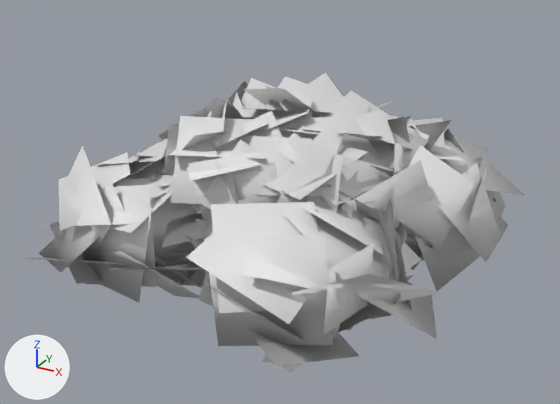
One commit to the glTF model models/oak.glb: the scene before it, then after it.
Camera for both pictures: a 50 mm lens placed at (8.85, -16.7, 13.02), pointed at (-0.35, 0.03, 4.66). The axes (+X, +Y, +Z) are drawn at lower left. The lights are the same throughout. The picture after the commit comes second. Where no turn or scale is listed for an object, it has been applied to the vertices. Vertices at exactly the same position are counted once.

The older version as bpy lines, for what is in view:
```python
ob_body_canopy0 = bpy.data.objects.new('Body_Canopy0', me_body_canopy0)
ob_body_canopy0.location = (1.32, 0.84, 3.28)
ob_body_canopy1 = bpy.data.objects.new('Body_Canopy1', me_body_canopy1)
ob_body_canopy1.location = (-0.72, 1.42, 3.24)
ob_body_canopy2 = bpy.data.objects.new('Body_Canopy2', me_body_canopy2)
ob_body_canopy2.location = (-1.5, -1.04, 3.07)
ob_body_canopy2.rotation_euler = (0.0, 0.0, 2.33)  # degrees (0, 0, 133)
ob_body_canopy3 = bpy.data.objects.new('Body_Canopy3', me_body_canopy3)
ob_body_canopy3.location = (0.99, -1.52, 3.1)
ob_body_canopy4 = bpy.data.objects.new('Body_Canopy4', me_body_canopy4)
ob_body_canopy4.location = (0.05, 0.0, 3.55)
ob_body_canopy6 = bpy.data.objects.new('Body_Canopy6', me_body_canopy6)
ob_body_canopy6.location = (-0.87, 0.34, 3.41)
ob_body_canopy7 = bpy.data.objects.new('Body_Canopy7', me_body_canopy7)
ob_body_canopy7.location = (-0.38, -0.79, 3.55)
ob_body_canopy8 = bpy.data.objects.new('Body_Canopy8', me_body_canopy8)
ob_body_canopy8.location = (0.87, -0.23, 3.56)
```
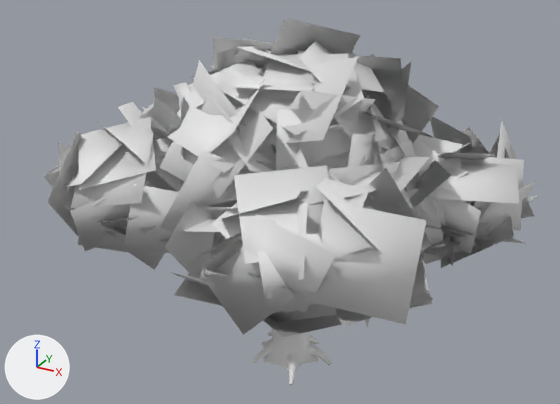
What differs and where, as boxes [x1, y1, x2, y2] in the pictures (560 x 404 px):
'Body_Canopy1.001', added
    after: [174, 69, 540, 337]
'Body_Canopy0.001', added
    after: [44, 19, 411, 299]
'Body_Canopy3', deleted
    before: [185, 184, 440, 366]
'Body_Canopy2', reshaped, moved, turned (mostly hidden afterwards)
    before: [28, 136, 210, 303]
    after: [154, 54, 409, 143]
'Body_Canopy4', deleted
    before: [169, 72, 451, 239]
'Body_Canopy0', deleted
    before: [391, 115, 524, 291]
'Body_Canopy7', deleted
    before: [159, 98, 280, 248]
'Body_Canopy8', deleted
    before: [289, 110, 433, 229]
'Body_Canopy1', deleted
    before: [229, 78, 276, 112]
'Body_Canopy6', deleted (mostly hidden)
    before: [158, 97, 254, 139]
part 1 of me_body_canopy2, rebuilt (not visible afterwards)
    before: [153, 203, 195, 255]
part 2 of me_body_canopy2, rebuilt (not visible afterwards)
    before: [150, 173, 172, 198]
part 3 of me_body_canopy2, rebuilt (not visible afterwards)
    before: [109, 174, 173, 233]
part 4 of me_body_canopy2, rebuilt (not visible afterwards)
    before: [77, 185, 157, 287]
part 5 of me_body_canopy2, rebuilt (not visible afterwards)
    before: [113, 155, 168, 185]
part 6 of me_body_canopy2, rebuilt (not visible afterwards)
    before: [59, 153, 131, 231]
part 7 of me_body_canopy2, rebuilt (not visible afterwards)
    before: [94, 196, 152, 303]
part 8 of me_body_canopy2, rebuilt (not visible afterwards)
    before: [128, 138, 167, 180]
part 9 of me_body_canopy2, rebuilt (not visible afterwards)
    before: [68, 181, 125, 226]
part 10 of me_body_canopy2, rebuilt (not visible afterwards)
    before: [154, 255, 198, 286]
part 11 of me_body_canopy2, rebuilt (not visible afterwards)
    before: [157, 258, 189, 272]
part 12 of me_body_canopy2, rebuilt (not visible afterwards)
    before: [109, 268, 182, 271]
part 13 of me_body_canopy2, rebuilt (not visible afterwards)
    before: [109, 251, 199, 298]
part 14 of me_body_canopy2, rebuilt (not visible afterwards)
    before: [132, 154, 165, 166]
part 15 of me_body_canopy2, deleted
    before: [28, 145, 198, 285]
part 16 of me_body_canopy2, reshaped (mostly hidden afterwards)
    before: [39, 136, 210, 288]
    after: [154, 54, 409, 143]
'Body_Trunk', unchanged, uncovered by the edit
    before: [262, 354, 320, 373]
    after: [252, 329, 332, 385]

What changed in the scene script:
```text
Change me_body_canopy2:
    used by ob_body_canopy2; location = (-1.5, -1.04, 3.07); rotation_euler = (0.0, 0.0, 2.33), in degrees (0, 0, 133)
    remove me_body_canopy2.from_pydata(...)  # 192 vertices, 110 faces; spans x -2.91..3.89, y -1.32..4.97, z -0.74..3.67
    add me_body_canopy2.from_pydata(...)  # 888 vertices, 556 faces; spans x -4.19..3.56, y -3.3..4.86, z -0.55..5.28
    me_body_canopy2 part 1: the loose piece of 12 vertices spanning x -1.43..1.87, y 0.18..3.18, z 0.49..2.43 is rebuilt with 12 vertices and now spans x -1.3..1.21, y 0.25..2.72, z 0.95..2.81
    me_body_canopy2 part 2: the loose piece of 4 vertices spanning x -1.44..1.01, y 0.11..2.42, z 2.24..3.12 is rebuilt with 4 vertices and now spans x -1.58..0.53, y 0.07..2.38, z 2.1..3.22
    me_body_canopy2 part 3: the loose piece of 4 vertices spanning x -2.22..0.53, y 0.98..3.44, z 1.78..3.01 is rebuilt with 4 vertices and now spans x -1.97..0.2, y 1.84..4.26, z 1.81..3.11
    me_body_canopy2 part 4: the loose piece of 4 vertices spanning x -2.35..0.16, y 1.97..3.68, z 0.22..3.05 is rebuilt with 4 vertices and now spans x -2.04..0.29, y 2.24..3.91, z 0.14..2.02
    me_body_canopy2 part 5: the loose piece of 4 vertices spanning x -0.82..2.04, y 0.85..3.45, z 1.64..3.41 is rebuilt with 4 vertices and now spans x -0.55..1.14, y 0.92..3.49, z 1.71..3.84
    me_body_canopy2 part 6: the loose piece of 4 vertices spanning x -0.77..1.37, y 2.27..4.14, z 1.65..2.97 is rebuilt with 12 vertices and now spans x -0.68..1.36, y 2.1..3.91, z 1.65..2.91
    me_body_canopy2 part 7: the loose piece of 4 vertices spanning x -2.38..-0.04, y 1.97..3.75, z 0.36..2.65 is rebuilt with 4 vertices and now spans x -1.9..0.62, y 1.59..3.56, z 0.46..2.21
    me_body_canopy2 part 8: the loose piece of 4 vertices spanning x -0.44..2.05, y 1.11..3.13, z 1.82..3.26 is rebuilt with 4 vertices and now spans x 0.95..2.03, y 1.14..2.96, z 1.79..3.38
    me_body_canopy2 part 9: the loose piece of 4 vertices spanning x -1.54..0.09, y 2.3..3.88, z 0.77..3.03 is rebuilt with 4 vertices and now spans x -1.53..-0.11, y 2.31..3.52, z 1.45..3.31
    me_body_canopy2 part 10: the loose piece of 4 vertices spanning x -1.89..-0.27, y 0.99..2.87, z -0.31..1.65 is rebuilt with 4 vertices and now spans x -2.07..0.0, y 0.57..3.13, z 0.09..1.82
    me_body_canopy2 part 11: the loose piece of 4 vertices spanning x -1.79..-0.33, y 0.39..2.3, z -0.01..1.29 is rebuilt with 4 vertices and now spans x -1.83..0.29, y 0.93..3.07, z 0.1..1.34
    me_body_canopy2 part 12: the loose piece of 4 vertices spanning x -2.41..-0.79, y 1.25..3.09, z 0.32..1.45 is rebuilt with 4 vertices and now spans x -2.3..-0.28, y 1.28..2.5, z 0.05..1.9
    me_body_canopy2 part 13: the loose piece of 4 vertices spanning x -2.55..-0.31, y 0.96..3.23, z -0.55..1.81 is rebuilt with 4 vertices and now spans x -1.61..0.23, y 1.46..3.46, z -0.28..1.77
    me_body_canopy2 part 14: the loose piece of 4 vertices spanning x -0.11..2.43, y -0.53..2.16, z 1.79..3.04 is rebuilt with 4 vertices and now spans x -0.38..2.61, y -0.75..2.23, z 2.38..2.9
    me_body_canopy2 part 15: 6 loose pieces with 24 vertices, spanning x -2.01..1.9, y -0.53..4.97, z 0.13..3.67, are deleted
    me_body_canopy2 part 16: 72 vertices removed from x -2.91..3.36, y -1.3..4.76, z -0.74..3.53; 784 vertices added at x -4.19..3.56, y -3.3..4.86, z -0.55..5.28
    other edits to the shape of me_body_canopy2 do not show in these pictures
Remove ob_body_canopy0:
    ob_body_canopy0 = bpy.data.objects.new('Body_Canopy0', me_body_canopy0)
Remove ob_body_canopy1:
    ob_body_canopy1 = bpy.data.objects.new('Body_Canopy1', me_body_canopy1)
Change ob_body_canopy2:
    ob_body_canopy2.location: (-1.5, -1.04, 3.07) -> (-0.54, 1.51, 3.3)
    ob_body_canopy2.rotation_euler: (0.0, 0.0, 2.33) -> (0.0, 0.0, 0.355)  # degrees (0, 0, 133) -> degrees (0, 0, 20)
Remove ob_body_canopy3:
    ob_body_canopy3 = bpy.data.objects.new('Body_Canopy3', me_body_canopy3)
Remove ob_body_canopy4:
    ob_body_canopy4 = bpy.data.objects.new('Body_Canopy4', me_body_canopy4)
Remove ob_body_canopy6:
    ob_body_canopy6 = bpy.data.objects.new('Body_Canopy6', me_body_canopy6)
Remove ob_body_canopy7:
    ob_body_canopy7 = bpy.data.objects.new('Body_Canopy7', me_body_canopy7)
Remove ob_body_canopy8:
    ob_body_canopy8 = bpy.data.objects.new('Body_Canopy8', me_body_canopy8)
Add ob_body_canopy1_001:
    ob_body_canopy1_001 = bpy.data.objects.new('Body_Canopy1.001', me_body_canopy0_1)  # 848 vertices, 536 faces; spans x -2.46..4.59, y -5.99..3.99, z -0.12..5.4
    ob_body_canopy1_001.location = (1.31, 0.6, 3.16)
Add ob_body_canopy0_001:
    ob_body_canopy0_001 = bpy.data.objects.new('Body_Canopy0.001', me_body_canopy10)  # 784 vertices, 490 faces; spans x -3.85..4.68, y -3.8..4.26, z -0.16..6.04
    ob_body_canopy0_001.location = (-1.68, -1.41, 3.54)
```
